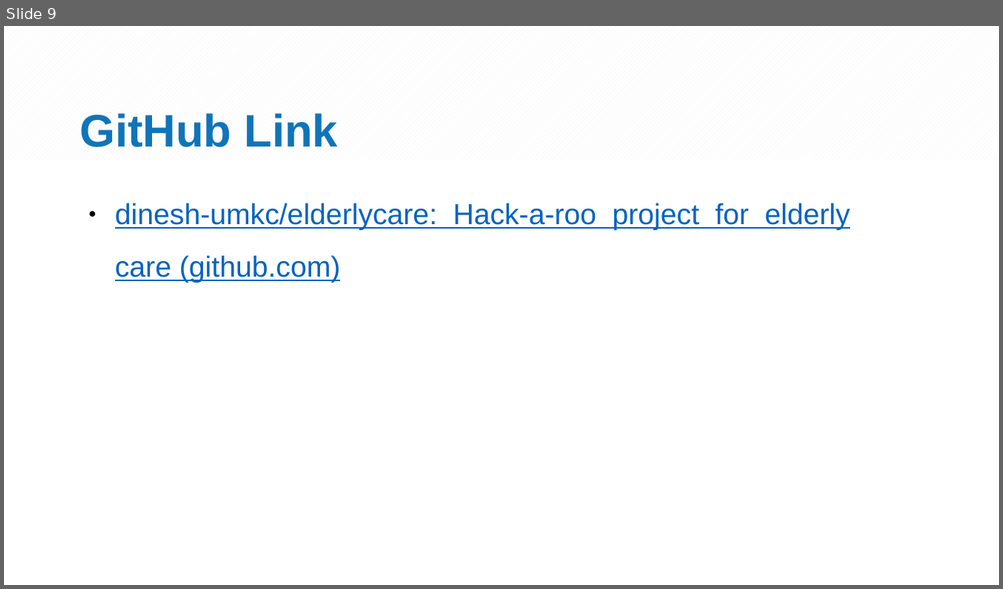
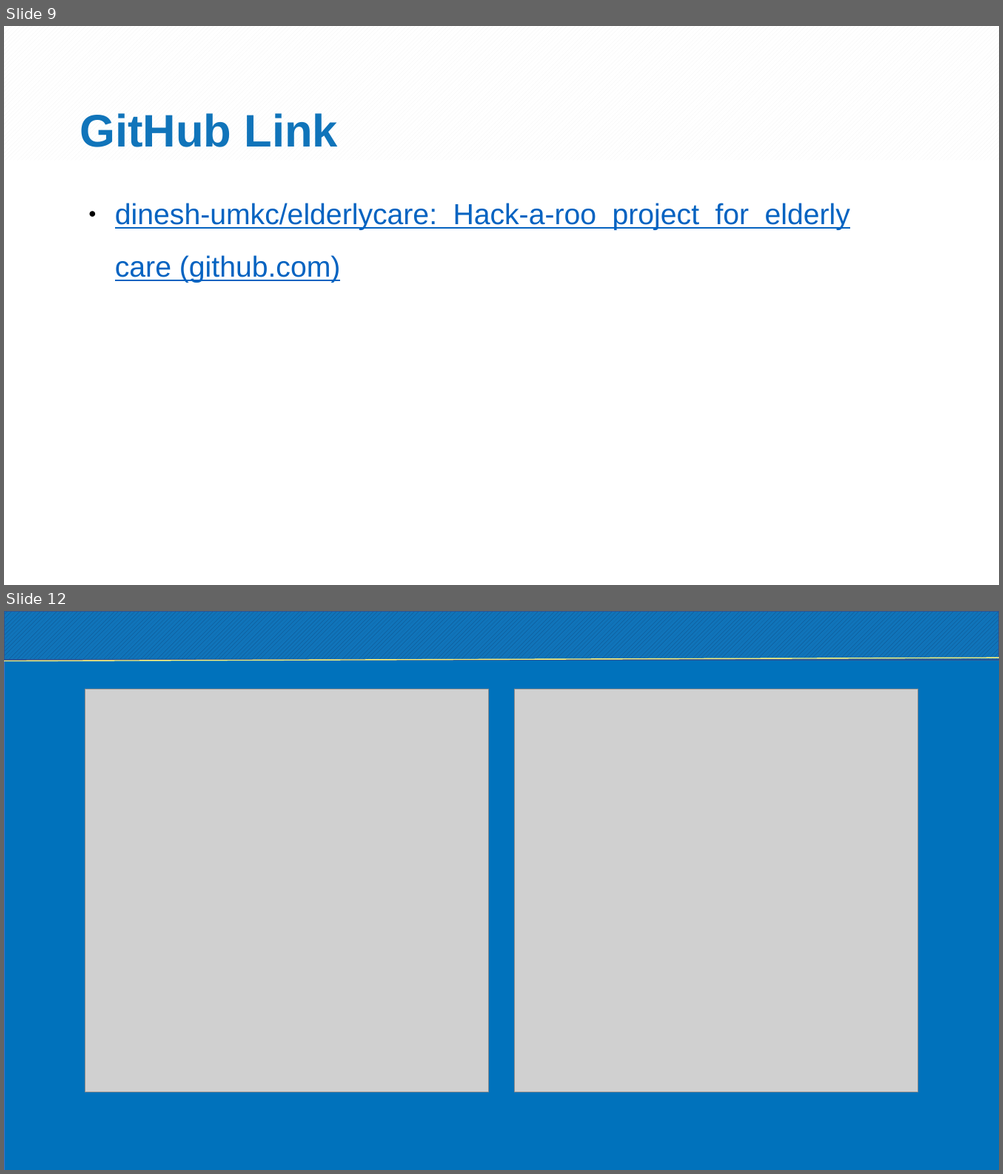
Before and after one commit to dinesh-umkc/elderlycare, a slide deck: Elderly care.pptx. Shown one above the other, each under a label of ours: slide 9 before the commit, slides 9 and 12 after it; the slides between them are not shown. The pictures are 1003x589 and 1003x1174 pixels, drawn with LibreOffice and Linux fonts; fonts in the diff are those of the drawing; grey boxes stand for pictures; background and template pictures are left out. Boxes give left, top, right and bottom in pixels: in the first picture for what was removed or moved away, otherwise in the second. Text is boxed around its words. In the diff, an @@ line names an element or a change of style, - is before the commit and + after.

```diff
--- a/Elderly care.pptx
+++ b/Elderly care.pptx
@@ slide 12 added at (4,611,999,1170), background #FFFFFF @@
@@ rectangle added at (4,611,999,661), fill pattern #0F497E on #1074BA, outline #325491 1 pt @@
@@ rectangle added at (4,634,999,1170), fill #0072BC, outline #4472C4 0.5 pt @@
@@ line added from (4, 661) to (999, 658), #FEF37A 1 pt @@
@@ picture added at (85,689,488,1093) @@
@@ picture added at (515,689,918,1093) @@
```
Also in this commit, not shown: 3 other slides added, 5 slides removed, 1 other file.
